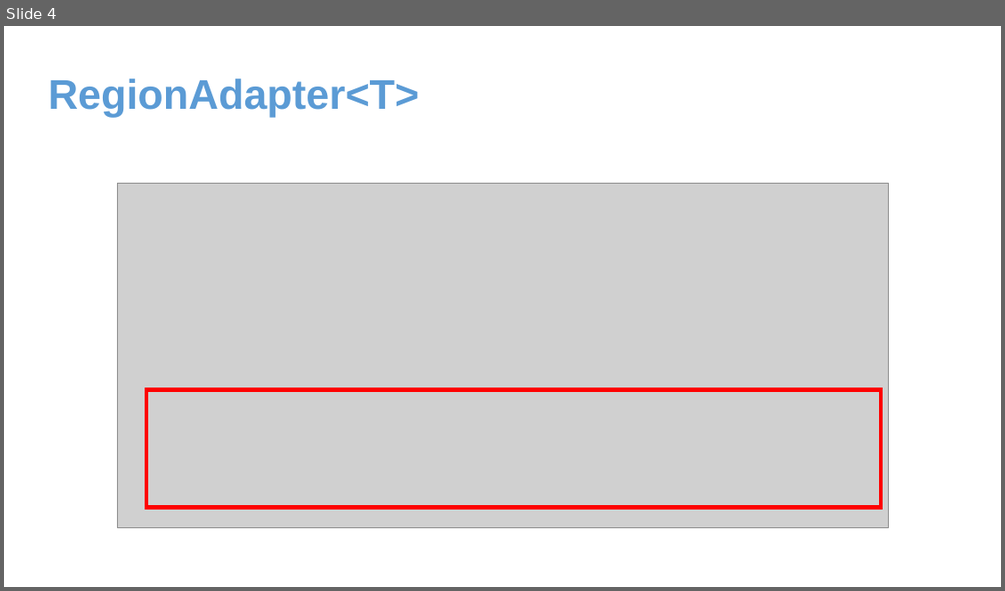
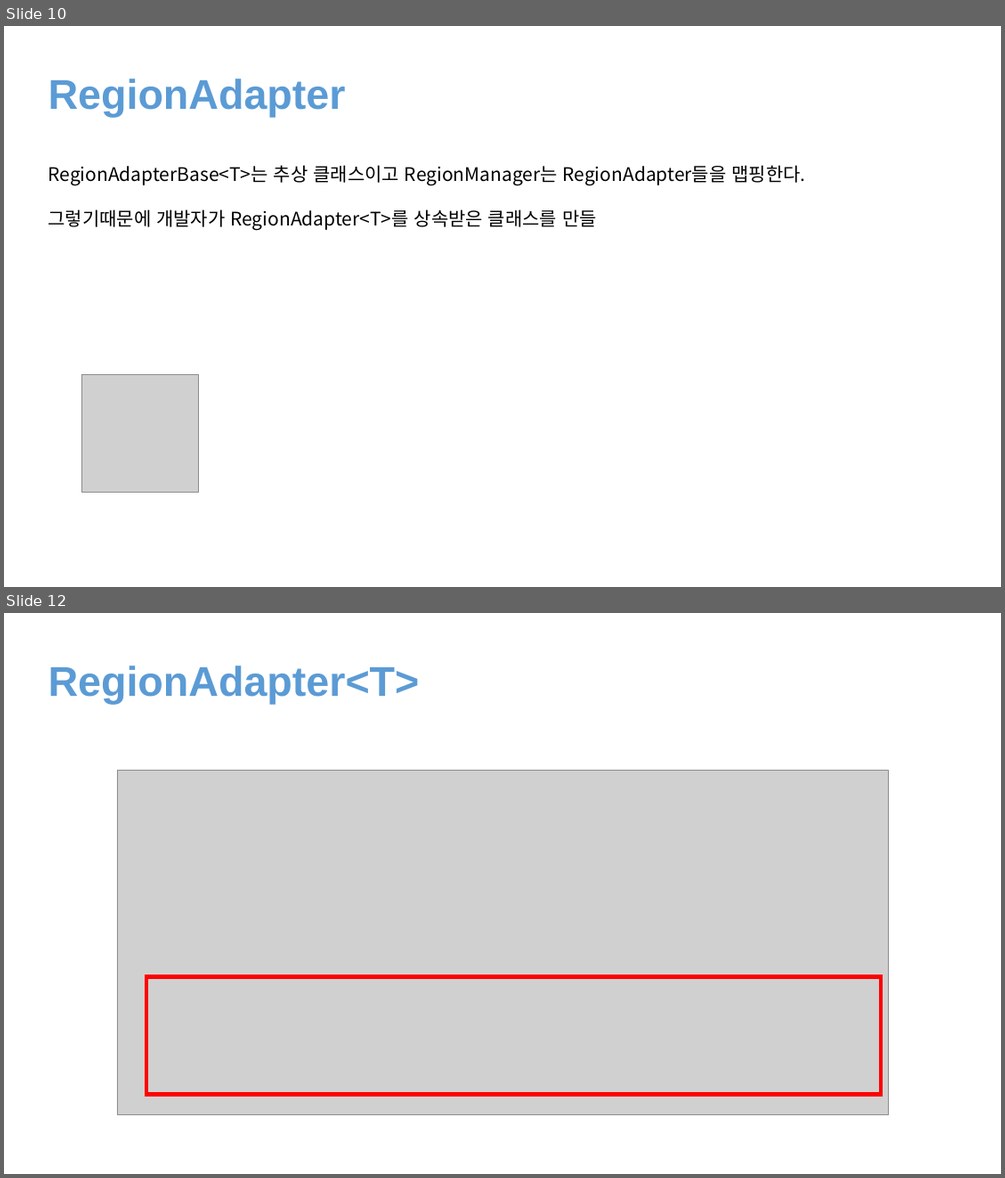
Before and after one commit to juniair/Summary-PPT, a slide deck: Prism.pptx. Shown one above the other, each under a label of ours: slide 4 before the commit, slides 10 and 12 after it; the slides between them are not shown. The pictures are 1005x591 and 1005x1178 pixels, drawn with LibreOffice and Linux fonts; fonts in the diff are those of the drawing; grey boxes stand for pictures. Boxes give left, top, right and bottom in pixels: in the first picture for what was removed or moved away, otherwise in the second. Text is boxed around its words. In the diff, an @@ line names an element or a change of style, - is before the commit and + after.

```diff
--- a/Prism.pptx
+++ b/Prism.pptx
@@ slide 10 added at [4, 26, 1001, 587], background #FFFFFF @@
@@ text added at [48, 79, 346, 117], 40 pt, text #5B9BD5, bold @@
+RegionAdapter
@@ text added at [48, 165, 805, 230], 18 pt, text #000000 @@
+RegionAdapterBase<T>는 추상 클래스이고 RegionManager는 RegionAdapter들을 맵핑한다.
+그렇기때문에 개발자가 RegionAdapter<T>를 상속받은 클래스를 만들
@@ picture added at [81, 375, 199, 491] @@
@@ what was slide 4 is now slide 12 @@
```
Also in this commit, not shown: 3 slides changed, 9 other slides added, 1 slide removed.
